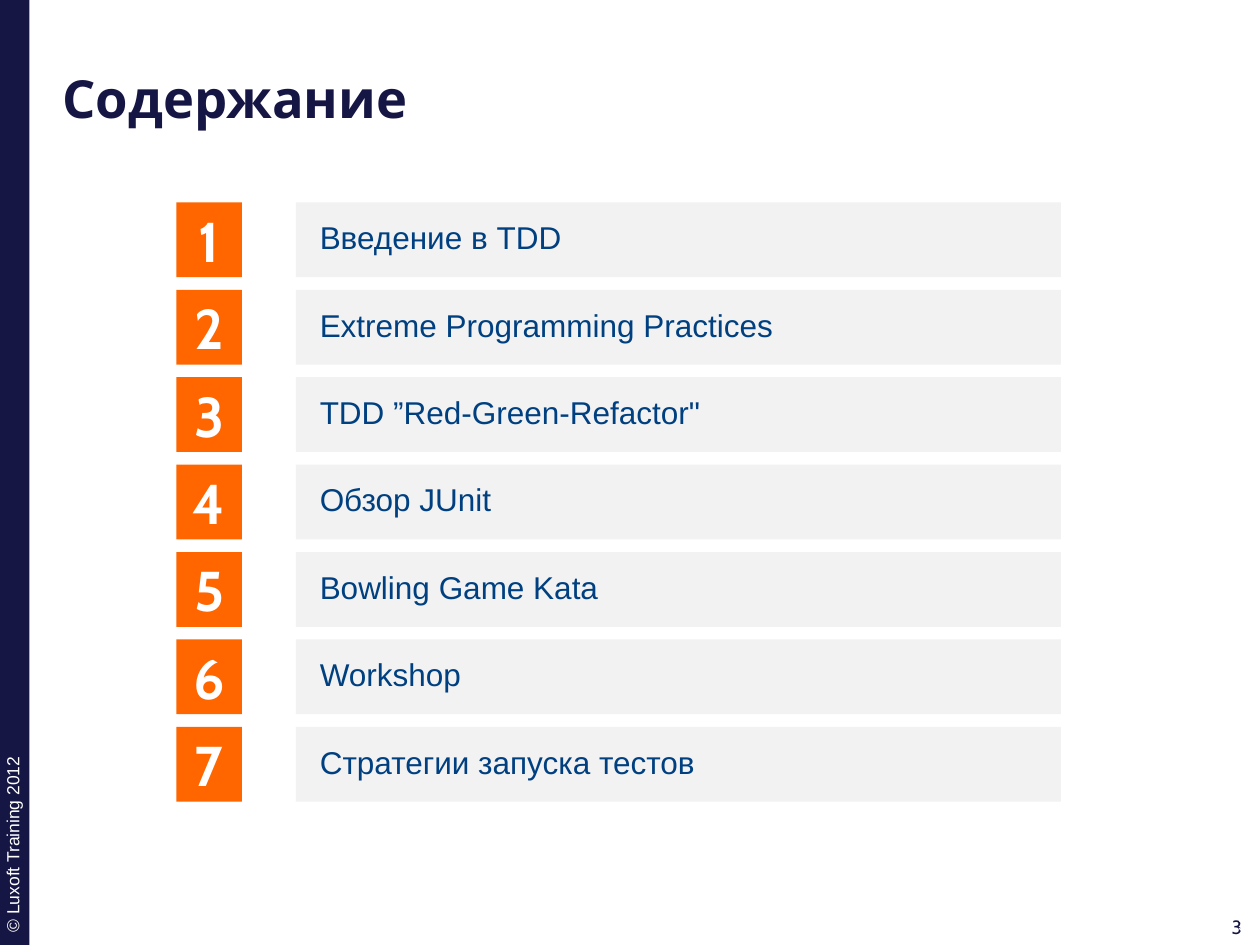
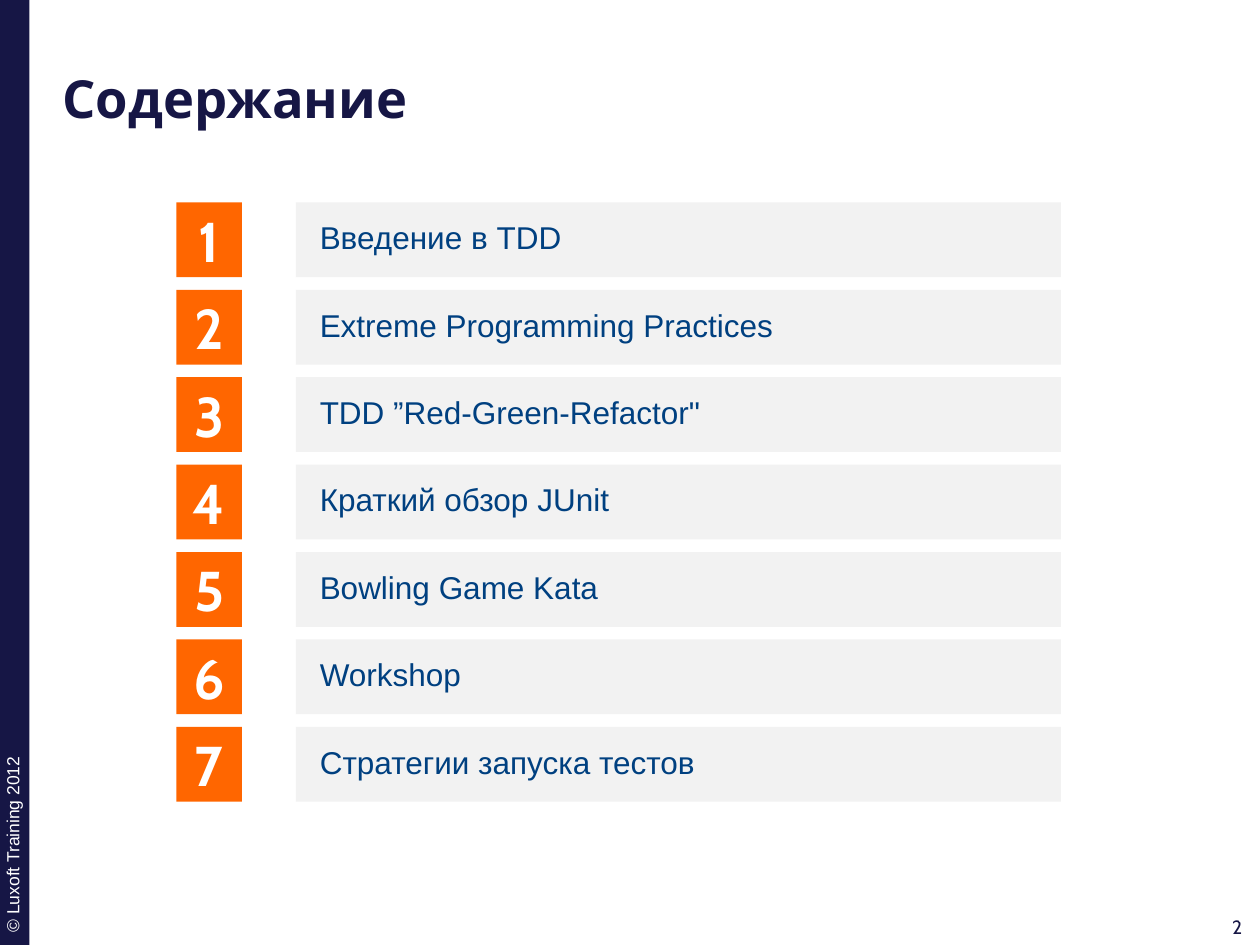
Before and after one commit to ivan-dyachenko/Trainings, a slide deck: slide 2 of Test Driven Development/materials/pptx/1. TDD-Introduction.pptx (slide 3 before the commit). Drawn at 1260x945 pixels with LibreOffice and Linux fonts; fonts in the diff are those of the drawing; background and template pictures are left out. Boxes give left, top, right and bottom in pixels: in the first picture for what was removed or moved away, otherwise in the second. Text is boxed around its words. In the diff, an @@ line names an element or a change of style, - is before the commit and + after.

```diff
--- a/Test Driven Development/materials/pptx/1. TDD-Introduction.pptx
+++ b/Test Driven Development/materials/pptx/1. TDD-Introduction.pptx
@@ text in rectangle at [320,487,609,517]: text changed @@
-Обзор JUnit
+Краткий обзор JUnit
@@ page number at [1232,920,1242,934]: text changed @@
-3
+2
@@ page number at [1238,920,1248,934]: text changed @@
-3
+2
```
Also in this commit, not shown: 36 other slides changed, 4 slides added, 4 slides removed, 13 other files.
